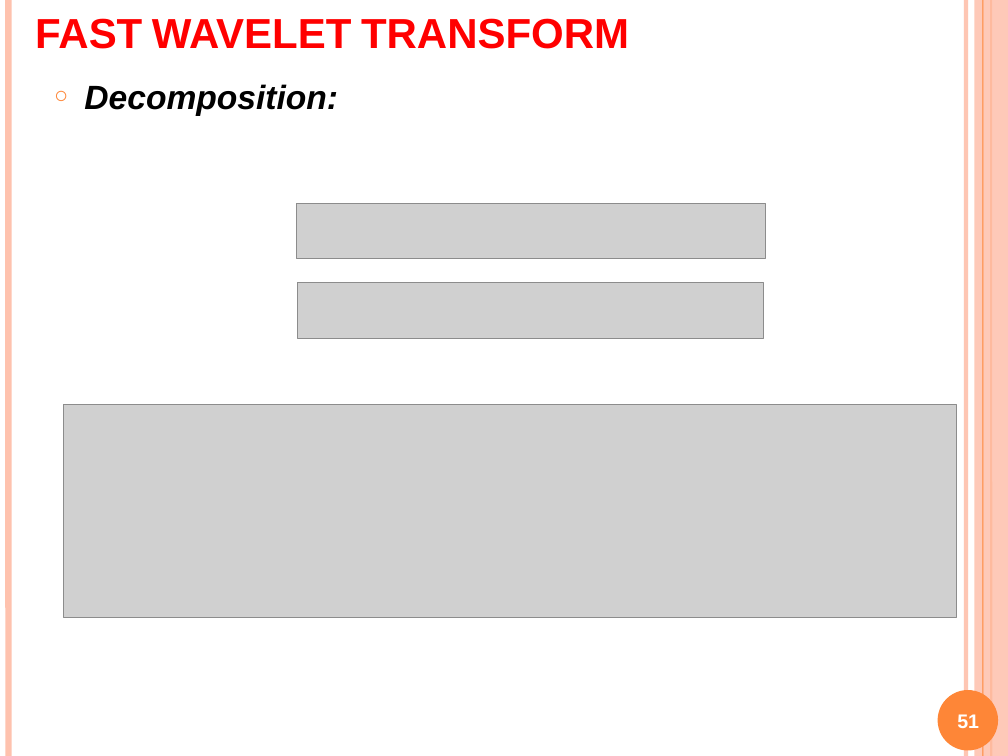
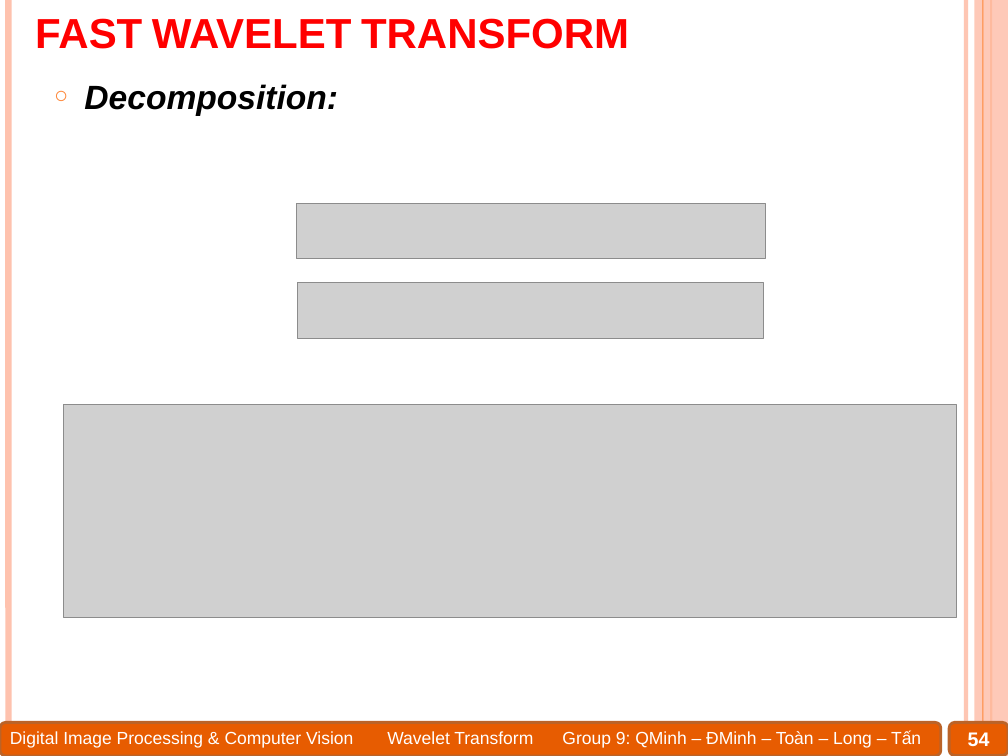
Before and after one commit to Alex7Huynh/dip-g9, a slide deck: slide 54 of 6. PPT/Wavelet transform.pptx (slide 51 before the commit). Drawn at 1008x756 pixels with LibreOffice and Linux fonts; fonts in the diff are those of the drawing; grey boxes stand for pictures. Boxes give left, top, right and bottom in pixels: in the first picture for what was removed or moved away, otherwise in the second. Text is boxed around its words. In the diff, an @@ line names an element or a change of style, - is before the commit and + after.

```diff
--- a/6. PPT/Wavelet transform.pptx
+++ b/6. PPT/Wavelet transform.pptx
@@ ellipse removed at <box>937,690,998,751</box> @@
@@ rounded rectangle added at <box>0,723,940,756</box>, fill #E75C01, outline #BC6329 2 pt @@
@@ text added at <box>10,731,921,748</box>, 12.5 pt, text #FFFFFF @@
+Digital Image Processing & Computer Vision Wavelet Transform Group 9: QMinh – ĐMinh – Toàn – Long – Tấn
@@ rounded rectangle added at <box>950,723,1008,756</box>, fill #E75C01, outline #BC6329 2 pt @@
@@ page number at <box>968,732,990,746</box>: text changed @@
-51
+54
```
Also in this commit, not shown: 80 other slides changed, 3 slides added, 4 other files.
